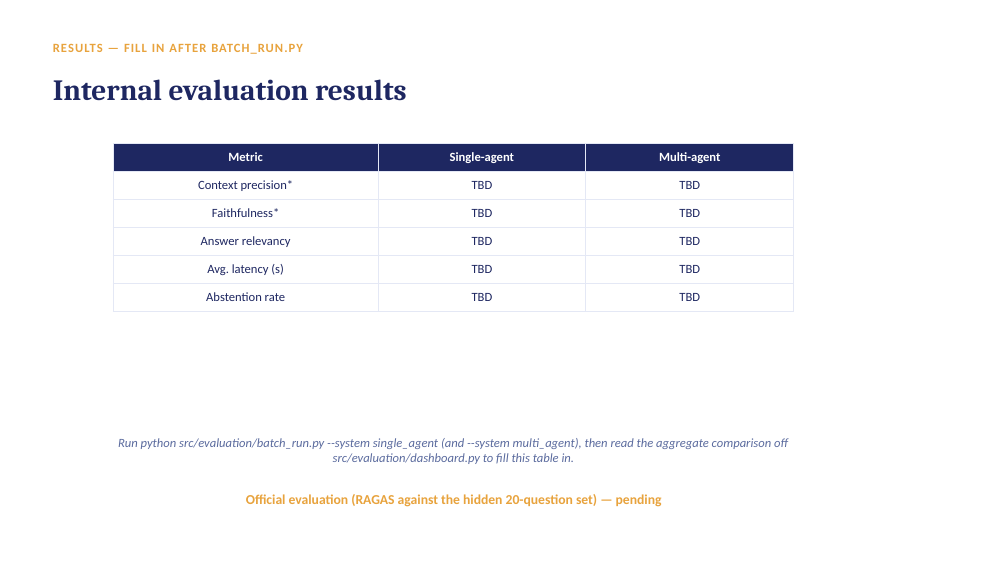
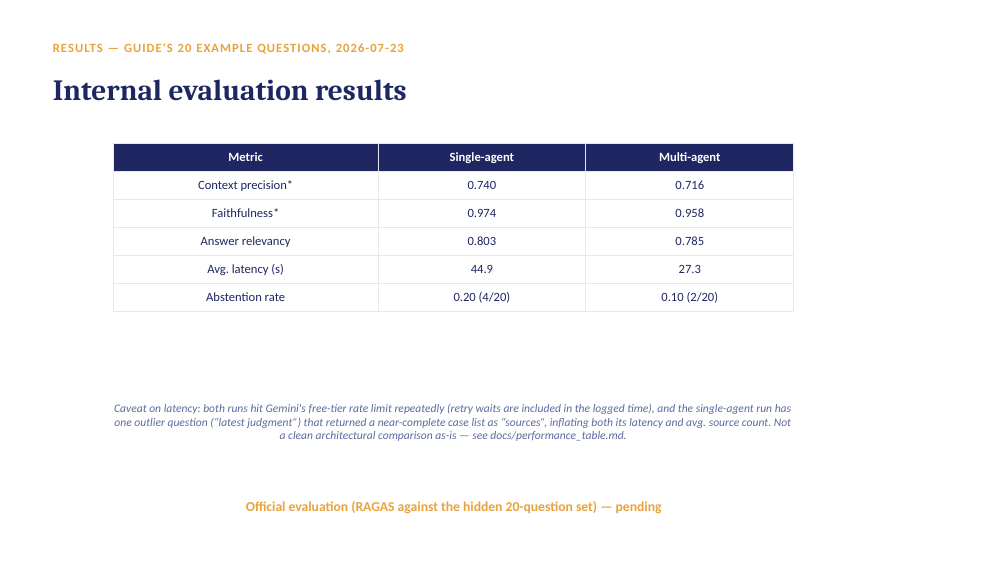
Before and after one commit to kimias21/text-mining-cjeu-rag, a slide deck: slide 9 of docs/slides/CJEU_RAG_presentation.pptx. Drawn at 1008x567 pixels with LibreOffice and Linux fonts; fonts in the diff are those of the drawing. Boxes give left, top, right and bottom in pixels: in the first picture for what was removed or moved away, otherwise in the second. Text is boxed around its words. In the diff, an @@ line names an element or a change of style, - is before the commit and + after.

Commit message:
Fill in real evaluation results

```diff
--- a/docs/slides/CJEU_RAG_presentation.pptx
+++ b/docs/slides/CJEU_RAG_presentation.pptx
@@ text at [53, 43, 404, 54]: text changed @@
-RESULTS — FILL IN AFTER BATCH_RUN.PY
+RESULTS — GUIDE'S 20 EXAMPLE QUESTIONS, 2026-07-23
@@ table at [113, 144, 794, 307] @@
-row 2, column 2: TBD
+row 2, column 2: 0.740
-row 2, column 3: TBD
+row 2, column 3: 0.716
-row 3, column 2: TBD
+row 3, column 2: 0.974
-row 3, column 3: TBD
+row 3, column 3: 0.958
-row 4, column 2: TBD
+row 4, column 2: 0.803
-row 4, column 3: TBD
+row 4, column 3: 0.785
-row 5, column 2: TBD
+row 5, column 2: 44.9
-row 5, column 3: TBD
+row 5, column 3: 27.3
-row 6, column 2: TBD
+row 6, column 2: 0.20 (4/20)
-row 6, column 3: TBD
+row 6, column 3: 0.10 (2/20)
@@ text "Caveat on latency: both runs ..." at [114, 404, 791, 441]: vertical alignment middle to top @@
@@ text at [114, 404, 791, 441]: text changed; size 12 to 11 pt @@
-Run python src/evaluation/batch_run.py --system single_agent (and --system multi_agent), then read the aggregate comparison off src/evaluation/dashboard.py to fill this table in.
+Caveat on latency: both runs hit Gemini's free-tier rate limit repeatedly (retry waits are included in the logged time), and the single-agent run has one outlier question (“latest judgment”) that returned a near-complete case list as “sources”, inflating both its latency and avg. source count. Not a clean architectural comparison as-is — see docs/performance_table.md.
@@ text "Official evaluation (RAGAS against the ...": place and size @@
-text "Official evaluation (RAGAS against the ..." at [246, 494, 662, 507]
+text "Official evaluation (RAGAS against the ..." at [246, 501, 662, 514]
```
Also in this commit, not shown: 1 other slide changed, 7 other files.
